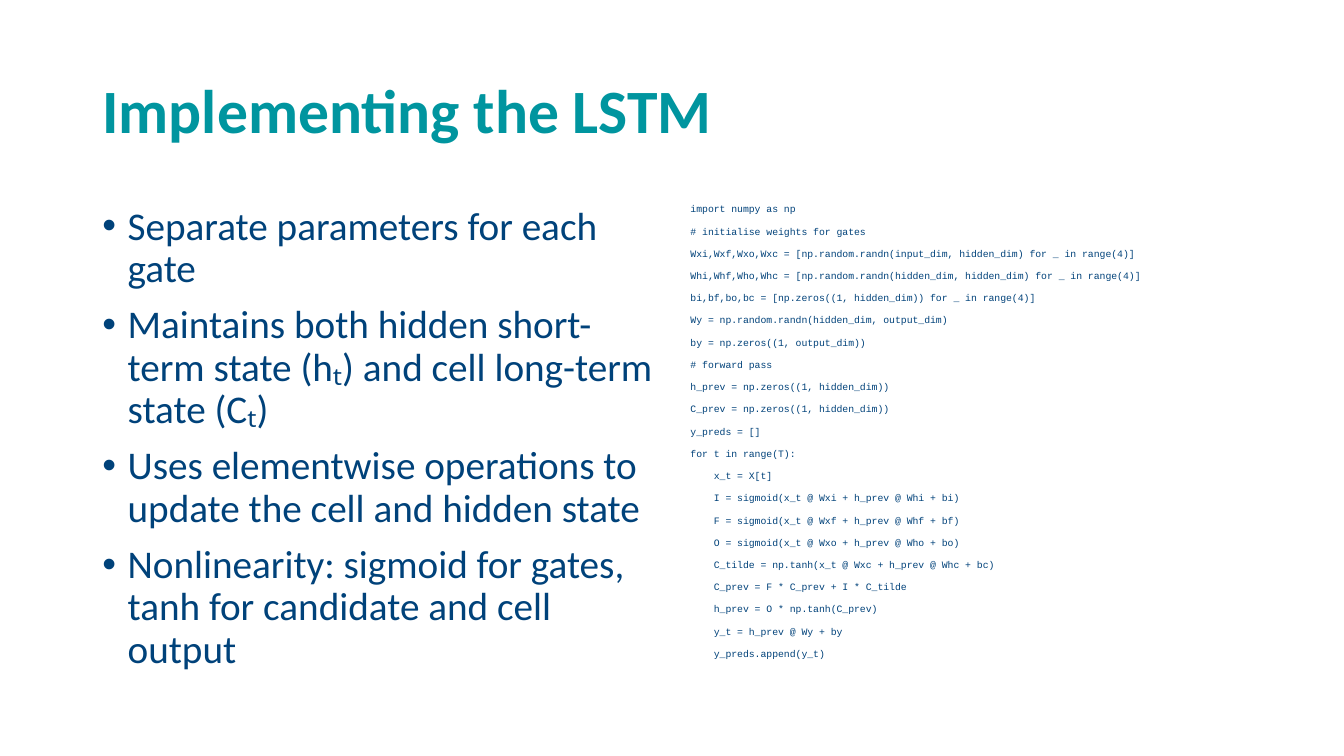
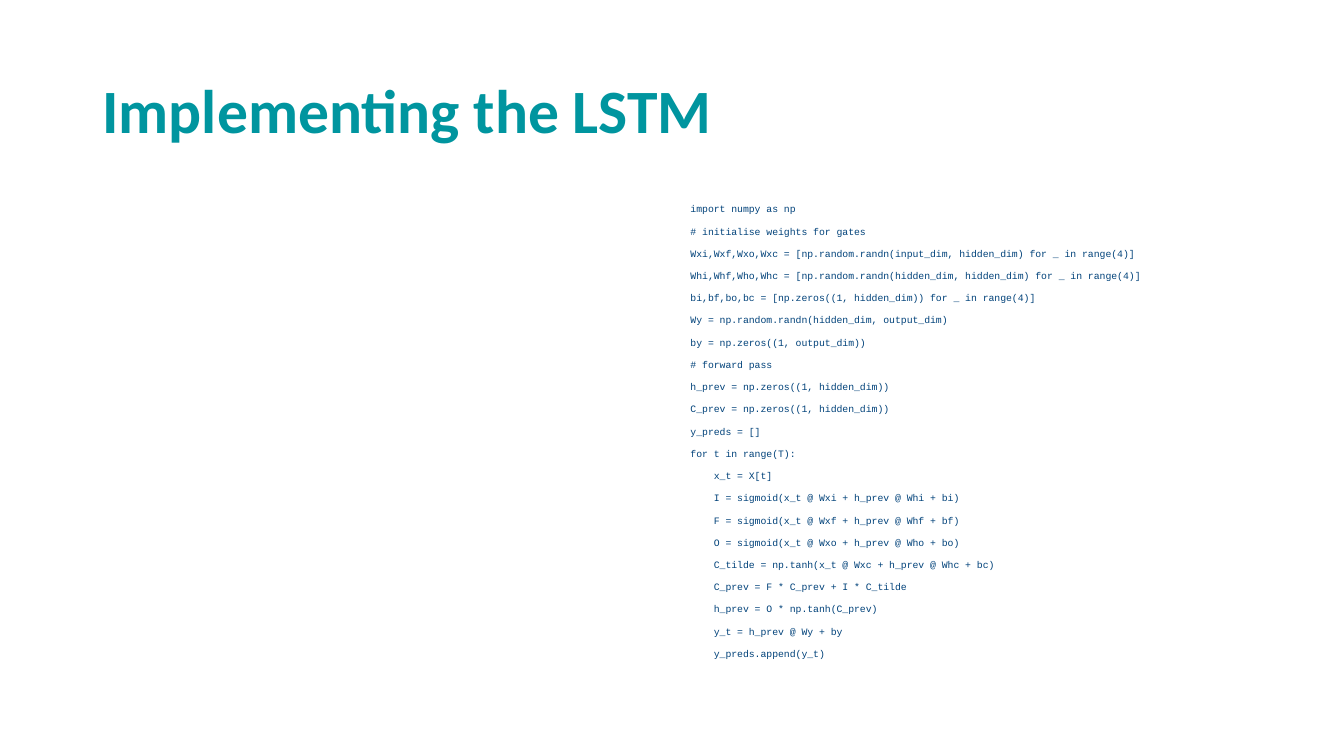
Before and after one commit to andrewcparnell/STAT41130, a slide deck: slide 18 of slides/day 3/D3C1_RNNs.pptx. Drawn at 1344x756 pixels with LibreOffice and Linux fonts; fonts in the diff are those of the drawing; grey boxes stand for pictures; background and template pictures are left out. Boxes give left, top, right and bottom in pixels: in the first picture for what was removed or moved away, otherwise in the second. Text is boxed around its words. In the diff, an @@ line names an element or a change of style, - is before the commit and + after.

```diff
--- a/slides/day 3/D3C1_RNNs.pptx
+++ b/slides/day 3/D3C1_RNNs.pptx
@@ text removed at (128,212,653,670) @@
-• Separate parameters for each gate
-• Maintains both hidden short-term state (hₜ) and cell long-term state (Cₜ)
-• Uses elementwise operations to update the cell and hidden state
-• Nonlinearity: sigmoid for gates, tanh for candidate and cell output
```
Also in this commit, not shown: 2 other slides changed, 5 other files.
